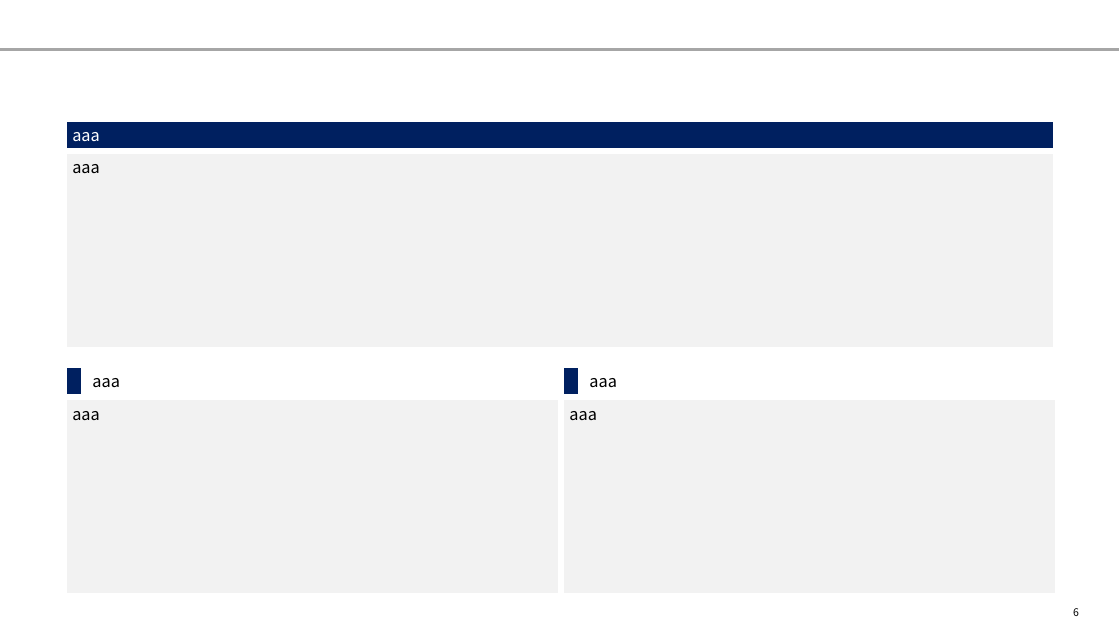
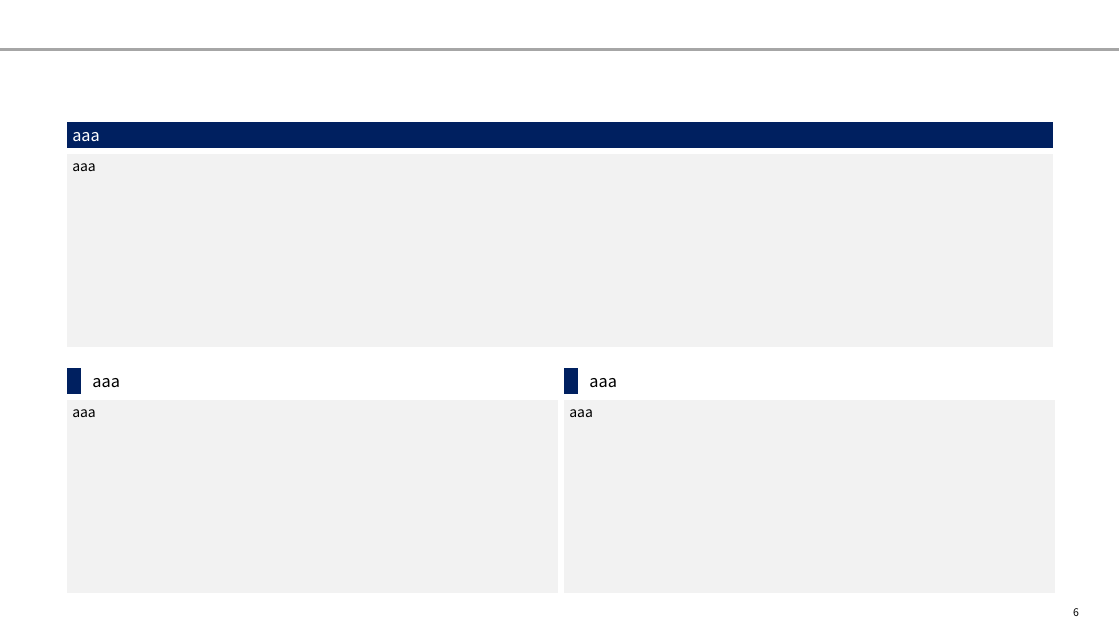
Before and after one commit to yuzucha16/dotfiles, a slide deck: slide 6 of office/Blank.potx. Drawn at 1120x630 pixels with LibreOffice and Linux fonts; fonts in the diff are those of the drawing. Boxes give left, top, right and bottom in pixels: in the first picture for what was removed or moved away, otherwise in the second. Text is boxed around its words. In the diff, an @@ line names an element or a change of style, - is before the commit and + after.

```diff
--- a/office/Blank.potx
+++ b/office/Blank.potx
@@ table at (64, 118, 1056, 345) @@
@@ size 14 to 12 pt in "aaa" @@
@@ table at (64, 365, 1057, 592) @@
@@ size 14 to 12 pt in "aaa", "aaa" @@
```
Also in this commit, not shown: 7 other slides changed.
